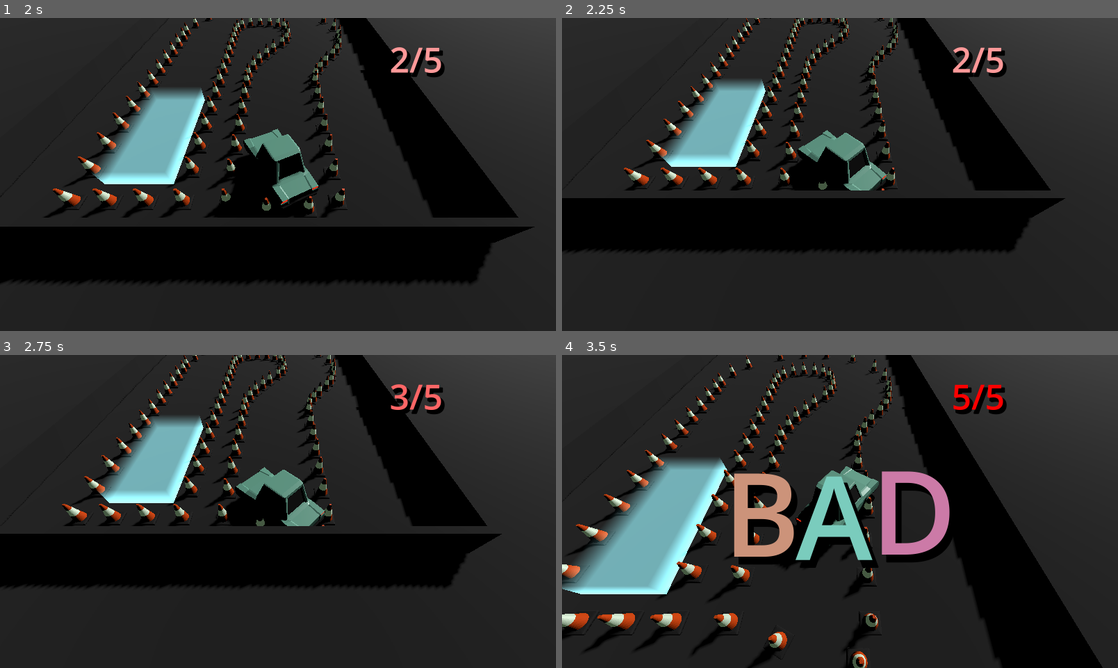
Above: before the commit, frames 1-4 (two rows, left to right).
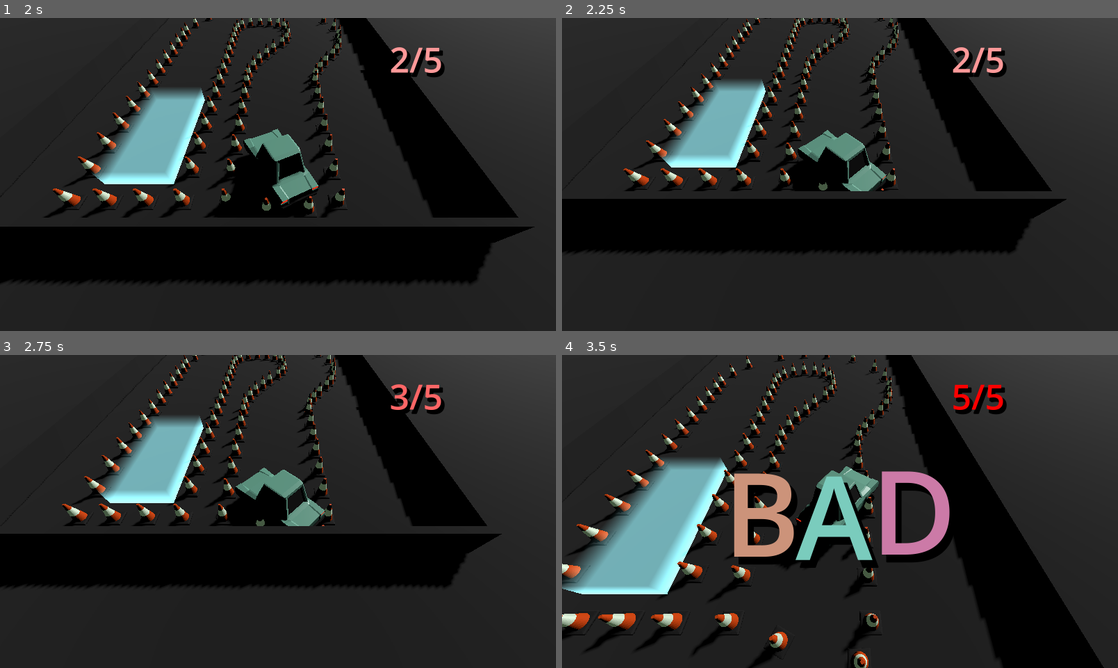
Above: after the commit, the same moments.

Repository: TomMurray/ValetV2
Game: Godot game, scene res://scenes/levels/test.tscn
The game is run twice, just before and just after one commit, with the same random seed, the same clock (stepped at 60 frames per second) and the same inputs.
Inputs:
- Up to frame 1 (2 s): hold Right (steer_right) 0.53-1.28 s; tap Enter at 1.25 s; hold Down (brake_reverse) from 1.28 s (still down)
- Up to frame 2 (2.25 s): release Down (brake_reverse) at 2.03 s; hold Right (steer_right) from 2.03 s (still down)
- Up to frame 3 (2.75 s): keep holding Right (steer_right)
- Up to frame 4 (3.5 s): release Right (steer_right) at 2.78 s; hold Up (accelerate) from 2.78 s (still down)

Frame 1 is identical in both runs. In frame 2, 1.2% of the frame differs, in the area x 0-91%, y 0-64%; in frame 3, 0.2%; in frame 4, 1.5%, in the area x 0-98%, y 0-100%.

Commit message:
Fix a bug with max speed per sec being applied in the wrong direction when reversing

Diff:
--- a/scripts/picocar.gd
+++ b/scripts/picocar.gd
@@ -50,8 +50,8 @@
 func _physics_process(delta):
 	# Apply correct visual rotation to the front wheels
 	if not Engine.is_editor_hint():
-		var steer = Input.get_axis("steer_left", "steer_right")
-		var accel = Input.get_axis("brake_reverse", "accelerate")
+		var steer := Input.get_axis("steer_left", "steer_right")
+		var accel := Input.get_axis("brake_reverse", "accelerate")
 
 
 		var back_wheels = wheels.slice(0, 2)
@@ -105,7 +105,7 @@
 		# turning the car unless going straight ahead, so we're simplifying
 		# just to get a signed velocity so we know whether we're reversing or
 		# travelling forwards.
-		var forward_velocity = sign(velocity.dot(basis.z)) * velocity.length()
+		var forward_velocity := signf(velocity.dot(basis.z)) * velocity.length()
 
 		# TODO: Special behaviour for accelerate/brake/reverse. If the car
 		# is currently moving forwards, pressing backwards will brake
@@ -113,21 +113,28 @@
 		# come to a complete stop before the car starts reversing.
 
 		# Firstly, use a different accel/max speed for reversing the car
-		var max_speed_per_sec = max_speed_per_sec_fwd if accel >= 0 else max_speed_per_sec_bwd
-		var accel_per_sec = accel_per_sec_fwd if accel >= 0 else accel_per_sec_bwd
+		var accel_per_sec = accel_per_sec_fwd if accel >= 0.0 else accel_per_sec_bwd
+
+		# Apply acceleration
+		forward_velocity = forward_velocity + accel * accel_per_sec * delta
+
+		# Clamp to max speed depending on direction of acceleration
+		if accel >= 0.0:
+			forward_velocity = min(forward_velocity, max_speed_per_sec_fwd)
+		else:
+			forward_velocity = max(forward_velocity, -max_speed_per_sec_bwd)
+
+		# Apply friction
+		forward_velocity *= pow(friction_per_sec, delta)
+
 
 		# Move the front/back wheels of the "bicycle" by the desired
 		# amount in the direction they are facing. Note this is done
 		# relative to the transform of the car node itself.
-		forward_velocity = min(max_speed_per_sec, forward_velocity + accel * accel_per_sec * delta)
-		forward_velocity *= pow(friction_per_sec, delta)
-		var v = forward_velocity * delta
-
-		back_midpoint.y += v
-		# Must be a more succinct way of doing this, but using sin/cos
-		# for now
-		front_midpoint.x += sin(curr_steer_angle) * v
-		front_midpoint.y += cos(curr_steer_angle) * v
+		var forward_velocity_d = forward_velocity * delta
+		back_midpoint.y += forward_velocity_d
+		front_midpoint.x += sin(curr_steer_angle) * forward_velocity_d
+		front_midpoint.y += cos(curr_steer_angle) * forward_velocity_d
 
 		# Calculate new body rotation delta - this assumes the original
 		# vector between back and front bicycle wheel was y axis vector.
